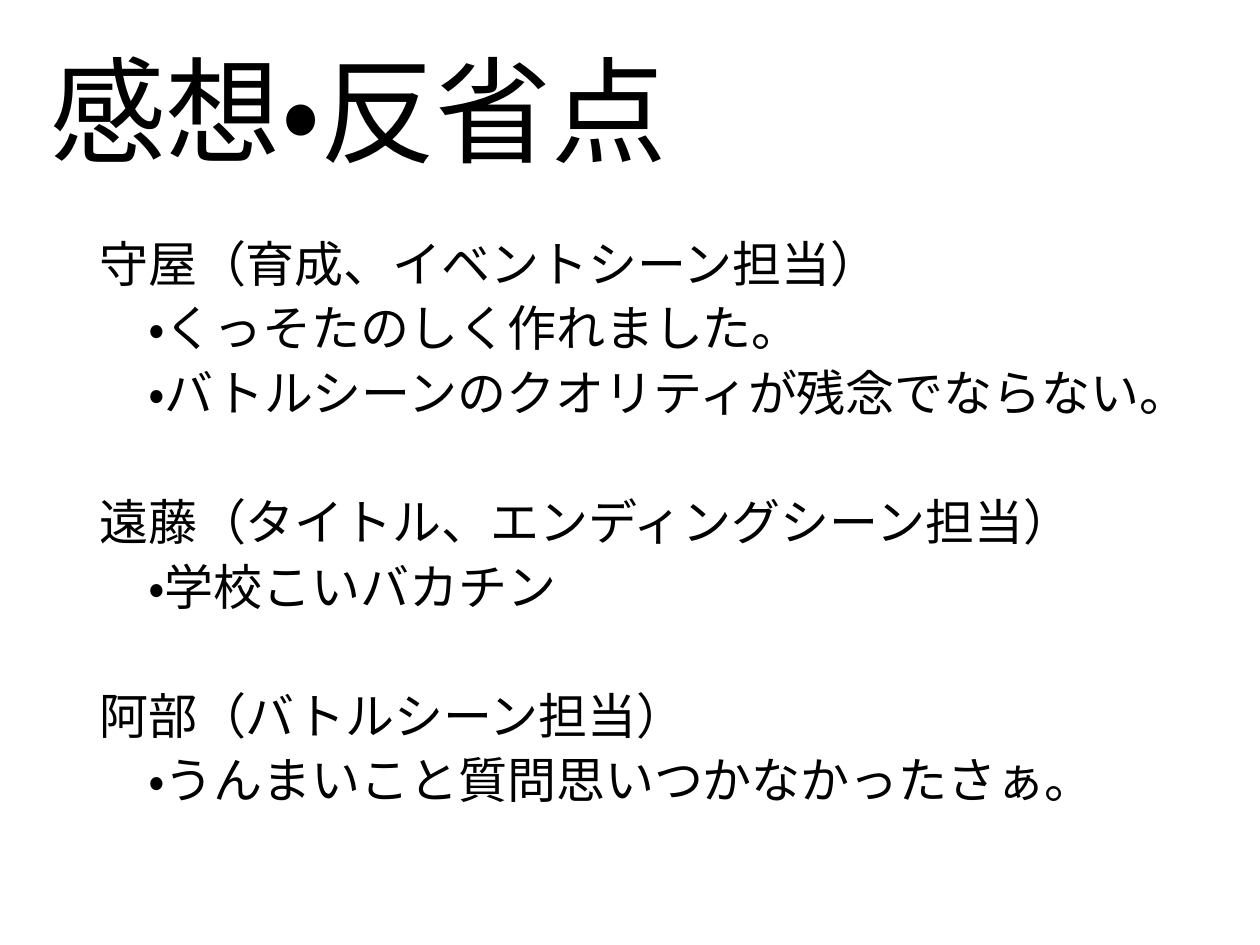
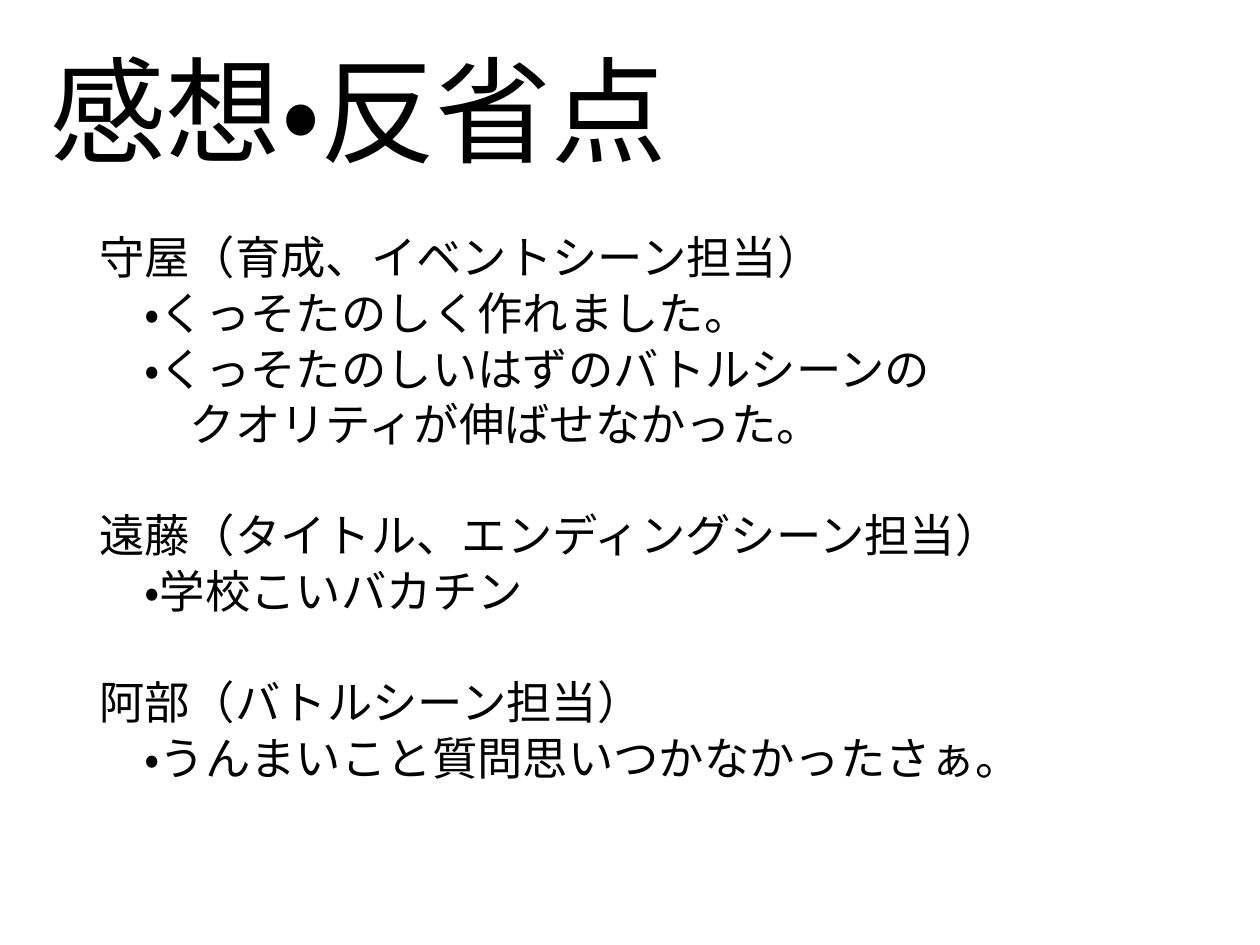
Before and after one commit to shitensyo/NovelGroup1Repository, a slide deck: slide 5 of 発表用.pptx. Drawn at 1260x945 pixels with LibreOffice and Linux fonts; fonts in the diff are those of the drawing. Boxes give left, top, right and bottom in pixels: in the first picture for what was removed or moved away, otherwise in the second. Text is boxed around its words. In the diff, an @@ line names an element or a change of style, - is before the commit and + after.

```diff
--- a/発表用.pptx
+++ b/発表用.pptx
@@ text at (x1=99, y1=235, x2=1021, y2=779): size 28 to 25.9 pt in "守屋（育成、イベントシーン担当）", "・くっそたのしく作れました。", "遠藤（タイトル、エンディングシーン担当）", "・学校こいバカチン" and 2 more places; line spacing 0.8 to 0.7 @@
@@ text at (x1=145, y1=348, x2=930, y2=445): text changed; size 28 to 25.9 pt @@
-・バトルシーンのクオリティが残念でならない。
+・くっそたのしいはずのバトルシーンの
+クオリティが伸ばせなかった。
```
Also in this commit, not shown: 1 other slide changed, 1 slide added.
